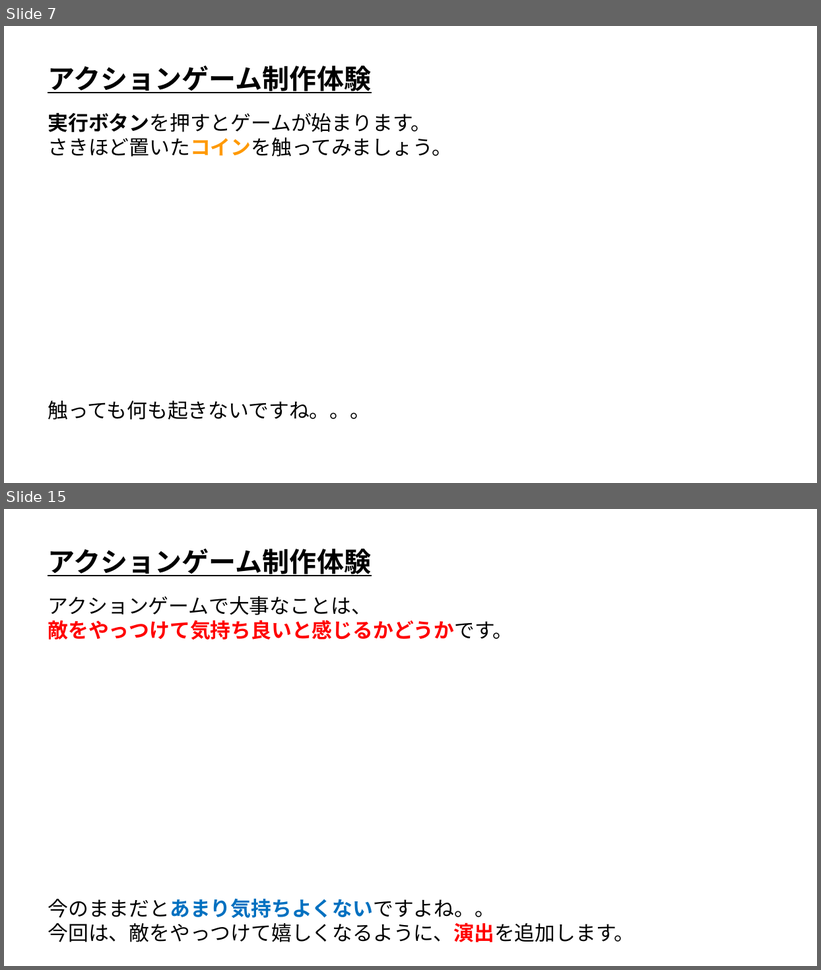
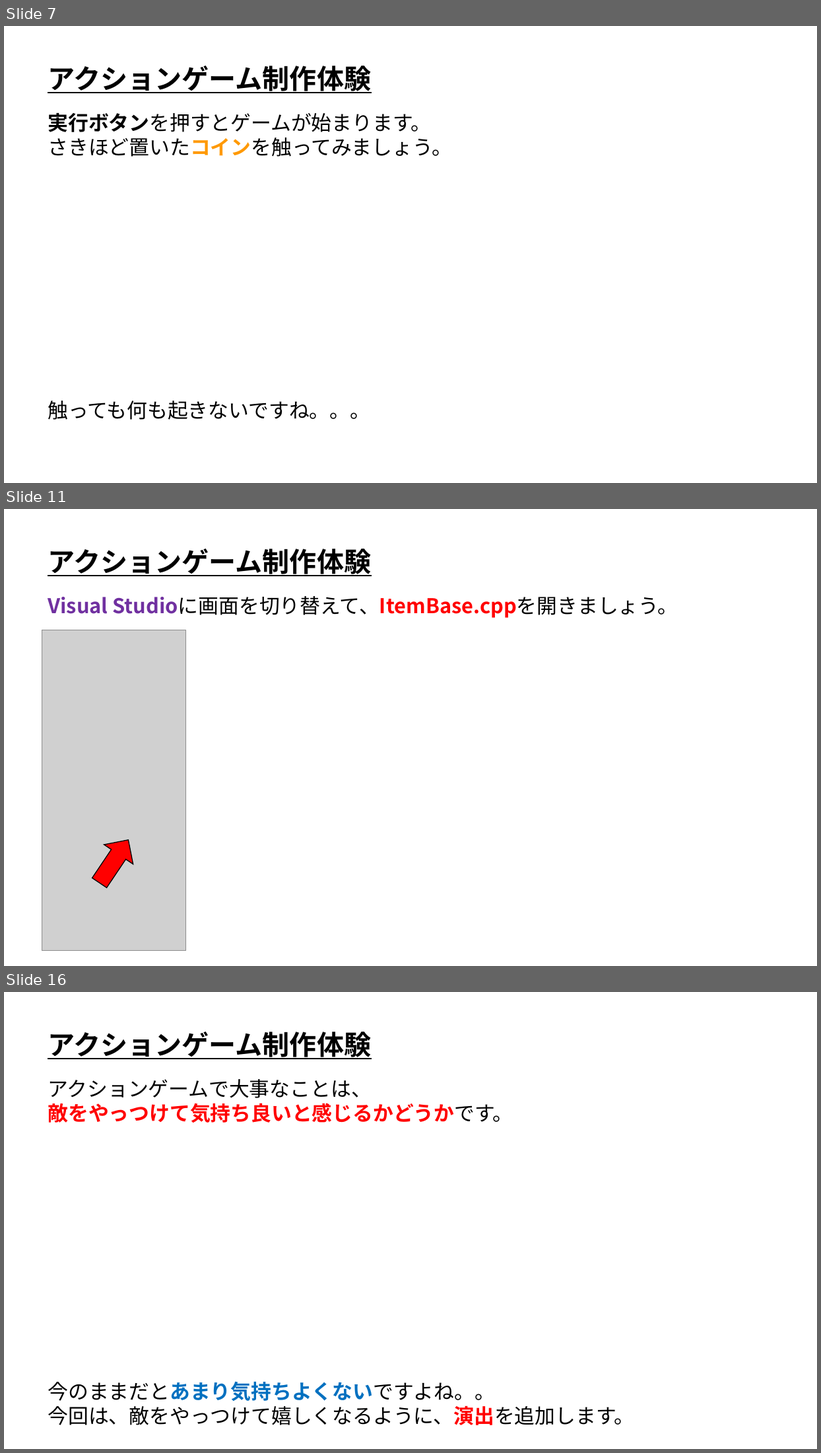
Before and after one commit to ArakiYusuke-Ohara/UnrealEngine, a slide deck: Projects/OpenCanpas01/UE_アクションゲーム制作体験.pptx. Shown one above the other, each under a label of ours: slides 7 and 15 before the commit, slides 7, 11 and 16 after it; the slides between them are not shown. The pictures are 821x970 and 821x1453 pixels, drawn with LibreOffice and Linux fonts; fonts in the diff are those of the drawing; grey boxes stand for pictures. Boxes give left, top, right and bottom in pixels: in the first picture for what was removed or moved away, otherwise in the second. Text is boxed around its words. In the diff, an @@ line names an element or a change of style, - is before the commit and + after.

```diff
--- a/Projects/OpenCanpas01/UE_アクションゲーム制作体験.pptx
+++ b/Projects/OpenCanpas01/UE_アクションゲーム制作体験.pptx
@@ slide 11 added at (4, 509, 817, 966), background #FFFFFF @@
@@ text added at (48, 549, 371, 576), 32 pt, text #000000, bold, underline @@
+アクションゲーム制作体験
@@ text added at (48, 596, 679, 618), 24 pt, text #000000, bold @@
+Visual Studioに画面を切り替えて、ItemBase.cppを開きましょう。
@@ picture added at (42, 630, 186, 951) @@
@@ right arrow added at (85, 830, 143, 893), fill #FF0000, outline #000000 1 pt @@
@@ what was slide 15 is now slide 16 @@
```
Also in this commit, not shown: 14 slides changed, 9 other files.
